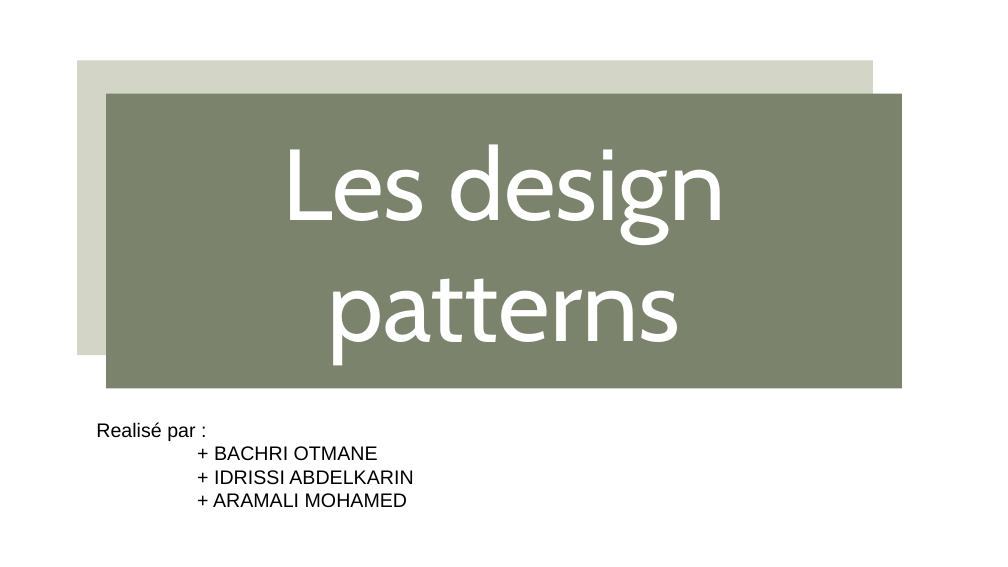
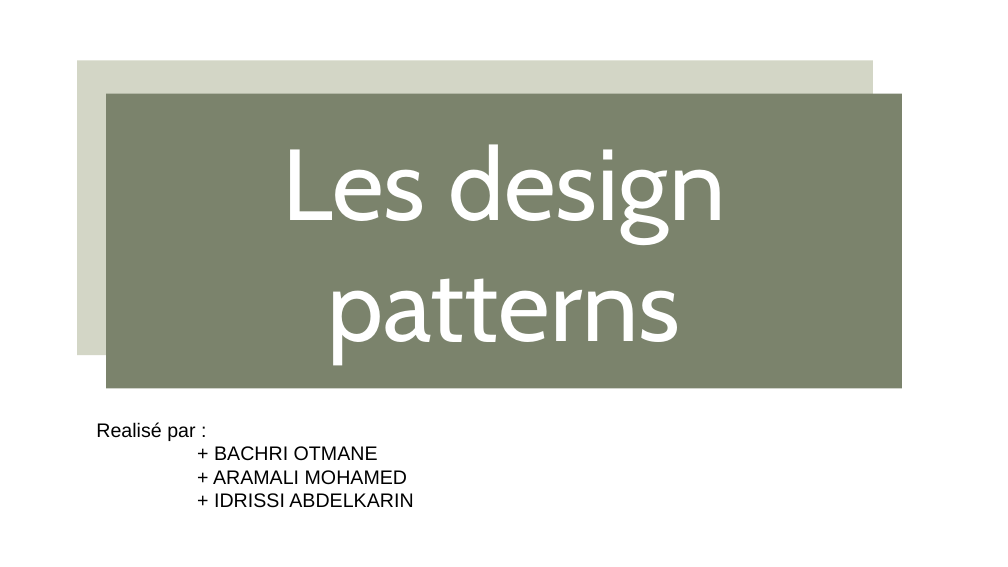
Before and after one commit to Abdelkarim-01/sdesign-pattern, a slide deck: slide 1 of DesignPatternsJEE1.pptx. Drawn at 1008x567 pixels with LibreOffice and Linux fonts; fonts in the diff are those of the drawing. Boxes give left, top, right and bottom in pixels: in the first picture for what was removed or moved away, otherwise in the second. Text is boxed around its words. In the diff, an @@ line names an element or a change of style, - is before the commit and + after.

```diff
--- a/DesignPatternsJEE1.pptx
+++ b/DesignPatternsJEE1.pptx
@@ text at [213, 470, 408, 485]: paragraph added @@
+    + ARAMALI MOHAMED
@@ text at [213, 493, 408, 508]: paragraph removed @@
-    + ARAMALI MOHAMED
```
Also in this commit, not shown: 3 other slides changed, 1 slide added, 1 slide removed.
